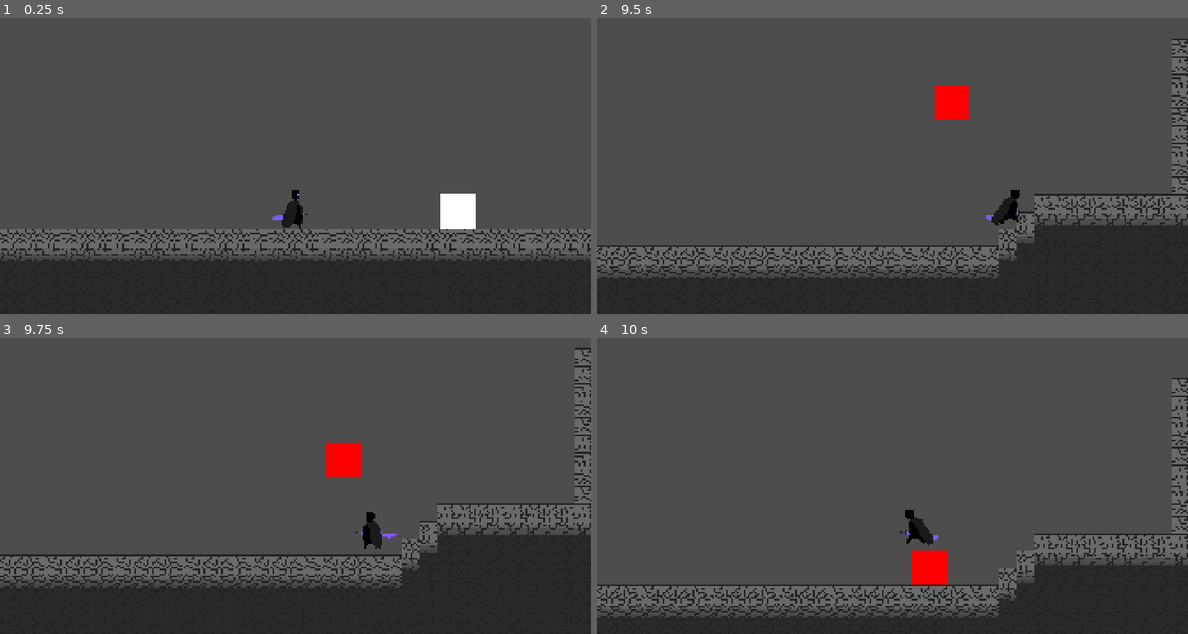
Above: before the commit, frames 1-4 (two rows, left to right).
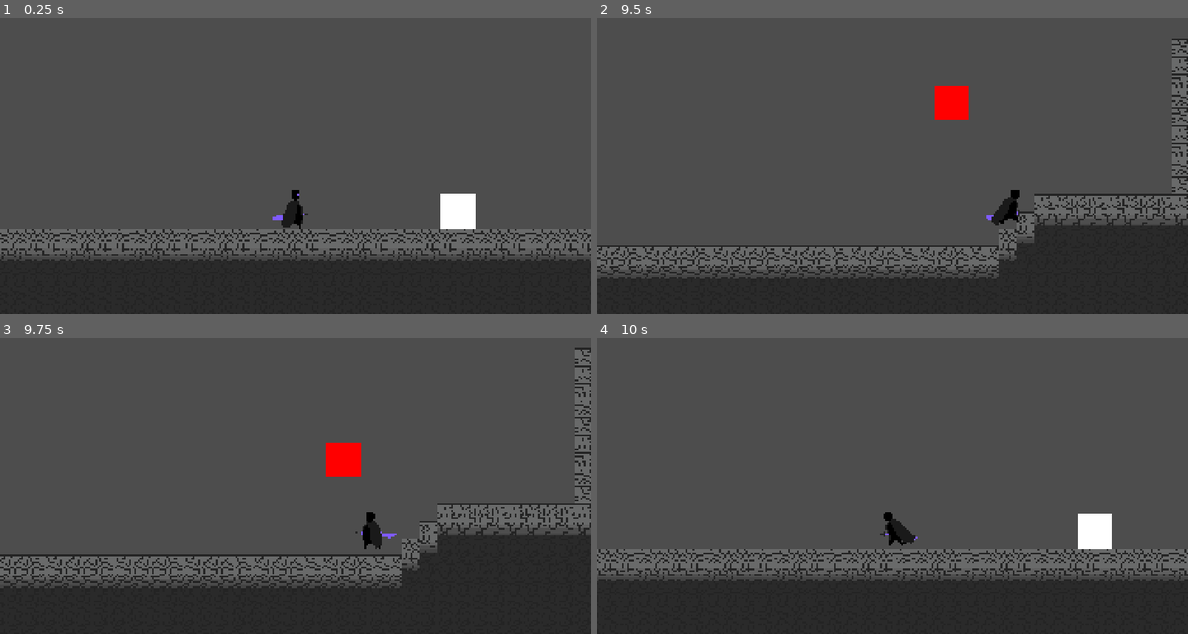
Above: after the commit, the same moments.

Repository: AnejMajnik/soulsvania
Game: Godot game, scene res://scenes/game.tscn
The game is run twice, just before and just after one commit, with the same random seed, the same clock (stepped at 60 frames per second) and the same inputs.
Inputs (mouse positions are in pixels of both pictures, inside the frame that each line leads up to):
- Up to frame 1 (0.25 s): no input
- Up to frame 2 (9.5 s): move the mouse to (1022, 130) at 0.52 s; hold D (move_right) 0.53-2.03 s; click (1022, 130) at 0.6 s; tap Space (jump) at 0.77, 1.52, 3.02, 3.77, 4.52, 6.02, 6.77, 7.52, 9.02 s; move the mouse to (774, 166) at 1.27 s; click (774, 166) at 1.35 s; move the mouse to (951, 74) at 2.02 s; hold A (move_left) 2.03-2.78 s; click (951, 74) at 2.1 s; move the mouse to (862, 213) at 2.77 s; hold D (move_right) 2.78-4.28 s; click (862, 213) at 2.85 s; move the mouse to (1069, 198) at 3.52 s; click (1069, 198) at 3.6 s; move the mouse to (715, 97) at 4.27 s; hold A (move_left) 4.28-5.03 s; click (715, 97) at 4.35 s; move the mouse to (922, 148) at 5.02 s; hold D (move_right) 5.03-5.78 s; click (922, 148) at 5.1 s; move the mouse to (803, 65) at 5.77 s; hold A (move_left) 5.78-7.28 s; click (803, 65) at 5.85 s; move the mouse to (1022, 130) at 6.52 s; click (1022, 130) at 6.6 s; move the mouse to (774, 166) at 7.27 s; hold D (move_right) from 7.28 s (still down); click (774, 166) at 7.35 s; move the mouse to (951, 74) at 8.02 s; click (951, 74) at 8.1 s; move the mouse to (862, 213) at 8.77 s; click (862, 213) at 8.85 s
- Up to frame 3 (9.75 s): move the mouse to (472, 518) at 9.52 s; release D (move_right) at 9.53 s; hold A (move_left) from 9.53 s (still down); click (472, 518) at 9.6 s
- Up to frame 4 (10 s): keep holding A (move_left); tap Space (jump) at 9.77 s

Frames 1-3 are identical in both runs. In frame 4, 18% of the frame differs, in the area x 0-100%, y 13-95%.

Commit message:
Added attack Area2D detection for player and also for enemy cube. When player reaches health 0 or less, game restarts. When enemy reaches health 0 or less, it despawns

Diff:
--- a/scenes/enemy_cube.gd
+++ b/scenes/enemy_cube.gd
@@ -11,17 +11,22 @@
 # Variables
 var current_state: State = State.CHASE
 var health = 100
+var damage = 50
 var telegraphing = false
 var attacking = false
+var can_deal_damage = true
 var player_pos_x = 0
 var player_pos_y = 0
 var attack_time = 1
 var recovering = false
+var current_enemy: CharacterBody2D = null
 
 # References
 @onready var player: CharacterBody2D = %Player
 @onready var animated_sprite: AnimatedSprite2D = $AnimatedSprite2D
-@onready var timer: Timer = $Timer
+@onready var attack_timer: Timer = $AttackTimer
+@onready var deal_damage_timer: Timer = $DealDamageTimer
+@onready var area_2d: Area2D = $Area2D
 
 func get_player_pos():
 	player_pos_x = player.global_position.x
@@ -51,10 +56,21 @@
 	velocity.x = (player_pos_x - global_position.x) / attack_time
 	velocity.y = (player_pos_y - global_position.y - 0.5 * get_gravity().y * attack_time * attack_time) / attack_time
 
+func get_hit(damage):
+	health -= damage
+	print(health)
 
 func _physics_process(delta: float) -> void:
+	if health <= 0:
+		queue_free()
+
 	if not is_on_floor():
 		velocity += get_gravity() * delta
+
+	if current_enemy == player and can_deal_damage:
+		player.get_hit(damage)
+		deal_damage_timer.start()
+		can_deal_damage = false
 
 	match current_state:
 		State.CHASE:
@@ -64,17 +80,13 @@
 		State.ATTACK:
 			if !attacking:
 				attack()
-				print("start: ", global_position.x)
-				print("target_x: ", player.global_position.x)
-				print("velocity.x: ", velocity.x)
 				attacking = true
 			if is_on_floor() and velocity.y >= 0:
-				print("after: ", global_position.x)
 				attacking = false
 				current_state = State.RECOVER
 		State.RECOVER:
 			if !recovering:
-				timer.start()
+				attack_timer.start()
 				recovering = true
 
 	if is_on_floor() and current_state != State.ATTACK:
@@ -90,7 +102,17 @@
 		current_state = State.ATTACK
 
 
-func _on_timer_timeout() -> void:
-	print("Timer timeout reached")
+func _on_attack_timer_timeout() -> void:
 	current_state = State.CHASE
 	recovering = false
+
+func _on_area_2d_body_entered(body: Node2D) -> void:
+	if body is CharacterBody2D and body != self:
+		current_enemy = body
+
+func _on_area_2d_body_exited(body: Node2D) -> void:
+	if body is CharacterBody2D and body != self:
+		current_enemy = null
+
+func _on_deal_damage_timer_timeout() -> void:
+	can_deal_damage = true
--- a/scenes/enemy_cube.tscn
+++ b/scenes/enemy_cube.tscn
@@ -96,6 +96,9 @@
 [sub_resource type="RectangleShape2D" id="RectangleShape2D_nrent"]
 size = Vector2(32, 32)
 
+[sub_resource type="RectangleShape2D" id="RectangleShape2D_e204l"]
+size = Vector2(32, 32)
+
 [node name="EnemyCube" type="CharacterBody2D" unique_id=432931515]
 script = ExtResource("1_q8g4r")
 
@@ -106,8 +109,20 @@
 [node name="CollisionShape2D" type="CollisionShape2D" parent="." unique_id=876057069]
 shape = SubResource("RectangleShape2D_nrent")
 
-[node name="Timer" type="Timer" parent="." unique_id=20432754]
+[node name="AttackTimer" type="Timer" parent="." unique_id=20432754]
 one_shot = true
 
+[node name="Area2D" type="Area2D" parent="." unique_id=236012754]
+collision_mask = 2
+
+[node name="CollisionShape2D" type="CollisionShape2D" parent="Area2D" unique_id=922884093]
+shape = SubResource("RectangleShape2D_e204l")
+
+[node name="DealDamageTimer" type="Timer" parent="." unique_id=1206450710]
+wait_time = 0.5
+
 [connection signal="animation_finished" from="AnimatedSprite2D" to="." method="_on_animated_sprite_2d_animation_finished"]
-[connection signal="timeout" from="Timer" to="." method="_on_timer_timeout"]
+[connection signal="timeout" from="AttackTimer" to="." method="_on_attack_timer_timeout"]
+[connection signal="body_entered" from="Area2D" to="." method="_on_area_2d_body_entered"]
+[connection signal="body_exited" from="Area2D" to="." method="_on_area_2d_body_exited"]
+[connection signal="timeout" from="DealDamageTimer" to="." method="_on_deal_damage_timer_timeout"]
--- a/scenes/player.tscn
+++ b/scenes/player.tscn
@@ -15,13 +15,13 @@
 atlas = ExtResource("1_3vyb7")
 region = Rect2(768, 0, 128, 128)
 
+[sub_resource type="AtlasTexture" id="AtlasTexture_lhvu3"]
+atlas = ExtResource("1_3vyb7")
+region = Rect2(1024, 0, 128, 128)
+
 [sub_resource type="AtlasTexture" id="AtlasTexture_dd465"]
 atlas = ExtResource("1_3vyb7")
 region = Rect2(896, 0, 128, 128)
-
-[sub_resource type="AtlasTexture" id="AtlasTexture_lhvu3"]
-atlas = ExtResource("1_3vyb7")
-region = Rect2(1024, 0, 128, 128)
 
 [sub_resource type="AtlasTexture" id="AtlasTexture_4sjlk"]
 atlas = ExtResource("1_3vyb7")
@@ -120,10 +120,10 @@
 "texture": SubResource("AtlasTexture_44cfe")
 }, {
 "duration": 1.0,
+"texture": SubResource("AtlasTexture_lhvu3")
+}, {
+"duration": 1.0,
 "texture": SubResource("AtlasTexture_dd465")
-}, {
-"duration": 1.0,
-"texture": SubResource("AtlasTexture_lhvu3")
 }, {
 "duration": 1.0,
 "texture": SubResource("AtlasTexture_4sjlk")
@@ -211,6 +211,9 @@
 [sub_resource type="CapsuleShape2D" id="CapsuleShape2D_e204l"]
 radius = 7.0
 height = 26.0
+
+[sub_resource type="RectangleShape2D" id="RectangleShape2D_nrent"]
+size = Vector2(38, 26)
 
 [node name="Player" type="CharacterBody2D" unique_id=476142731]
 collision_layer = 2
@@ -221,9 +224,20 @@
 sprite_frames = SubResource("SpriteFrames_nrent")
 animation = &"attack_combo"
 autoplay = "idle"
+frame = 8
 
 [node name="CollisionShape2D" type="CollisionShape2D" parent="." unique_id=943934630]
 position = Vector2(-2, -13)
 shape = SubResource("CapsuleShape2D_e204l")
 
+[node name="Area2D" type="Area2D" parent="." unique_id=1450993753]
+position = Vector2(31, -14)
+collision_mask = 4
+
+[node name="CollisionShape2D2" type="CollisionShape2D" parent="Area2D" unique_id=88020572]
+shape = SubResource("RectangleShape2D_nrent")
+
 [connection signal="animation_finished" from="AnimatedSprite2D" to="." method="_on_animated_sprite_2d_animation_finished"]
+[connection signal="frame_changed" from="AnimatedSprite2D" to="." method="_on_animated_sprite_2d_frame_changed"]
+[connection signal="body_entered" from="Area2D" to="." method="_on_area_2d_body_entered"]
+[connection signal="body_exited" from="Area2D" to="." method="_on_area_2d_body_exited"]
--- a/scripts/player.gd
+++ b/scripts/player.gd
@@ -11,9 +11,16 @@
 var has_double_jumped = false;
 var health = 100
 var attack_combo_dmg = 10
+var current_enemy: CharacterBody2D = null
 
 # References
 @onready var animated_sprite: AnimatedSprite2D = $AnimatedSprite2D
+@onready var area_2d: Area2D = $Area2D
+@onready var enemy_cube: CharacterBody2D = $"../EnemyCube"
+
+func get_hit(damage):
+	health -= damage
+	print("Player health: ", health)
 
 func start_attack_combo():
 	interrupt_jump();
@@ -52,8 +59,10 @@
 	# Flip the sprite
 	if direction > 0 and !is_attacking:
 		animated_sprite.flip_h = false
+		area_2d.position.x = abs(area_2d.position.x)
 	elif direction < 0 and !is_attacking:
 		animated_sprite.flip_h = true
+		area_2d.position.x = -abs(area_2d.position.x)
 
 	# Play animations
 	if is_on_floor() and velocity.y >= 0:
@@ -75,6 +84,9 @@
 			velocity.x = move_toward(velocity.x, 0, DECCELERATION_SPEED)
 
 func _physics_process(delta: float) -> void:
+	if health <= 0:
+		get_tree().reload_current_scene()
+
 	# Add the gravity.
 	if not is_on_floor():
 		velocity += get_gravity() * delta
@@ -87,3 +99,20 @@
 func _on_animated_sprite_2d_animation_finished() -> void:
 	if animated_sprite.animation == "attack_combo":
 		is_attacking = false
+
+
+func _on_animated_sprite_2d_frame_changed() -> void:
+	if animated_sprite and animated_sprite.animation == "attack_combo":
+		if animated_sprite.frame in [4, 8]:
+			if current_enemy == enemy_cube:
+				enemy_cube.get_hit(attack_combo_dmg)
+
+
+func _on_area_2d_body_entered(body: Node2D) -> void:
+	if body is CharacterBody2D and body != self:
+		current_enemy = body
+
+
+func _on_area_2d_body_exited(body: Node2D) -> void:
+	if body is CharacterBody2D and body != self:
+		current_enemy = null
